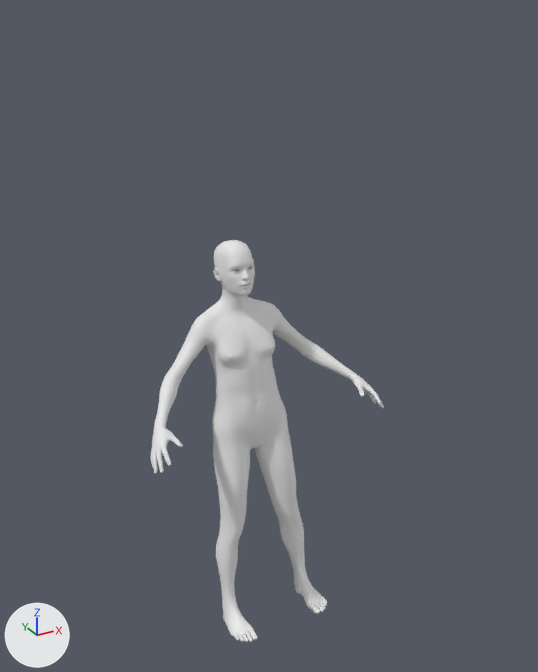
Two versions of the glTF model assets/humanoid_proxy_rigged.glb, one commit apart.
Camera for both pictures: a camera (50 mm lens) standing at (-1.26, -2.49, 1.74) and looking at (0.05, -0.12, 0.56). Arrows for +X, +Y and +Z are at lower left; the lights stay in place. The older version comes first. Vertices at exactly the same position are counted once.

Names of what the first picture shows: 'Human_export_copy'.
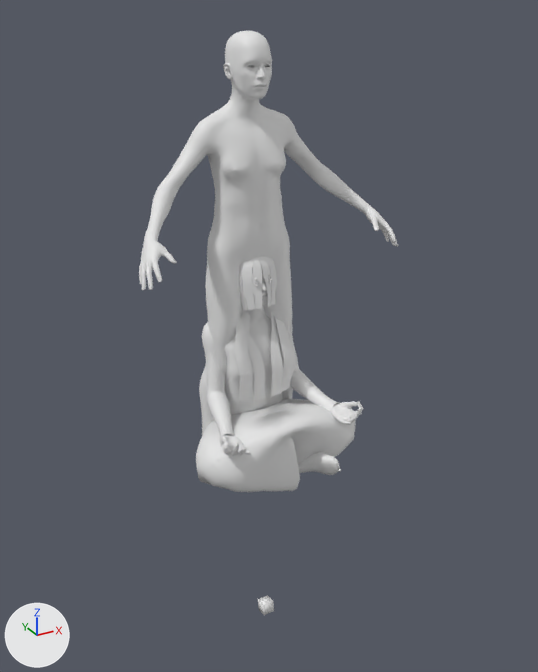
Commit message: updates default avatar with an action

Where the change shows, as pixel boxes [x1, y1, x2, y2] in the pictures (538 x 672 px):
'Human_export_copy', moved, turned
    before: [151, 240, 384, 642]
    after: [139, 30, 398, 435]
'Human', added
    after: [196, 257, 364, 615]

The edits, one by one:
me_base_001 is used by ob_human_export_copy; location (0.0, 0.0, -0.781).
me_base_001 had 13380 vertices, 26756 faces and spanned x -0.52..0.52, y -0.37..0.19, z 0.03..1.68.
me_base_001 now has 13380 vertices, 26756 faces and spans x -0.52..0.52, y -0.34..0.08, z 0.0..1.67.
me_base_001 part 1: the whole mesh is turned 11.4 degrees about the x axis through its middle, then moved by (0.0, 0.01, -0.03).
Mesh me_base is new.
It has 19158 vertices, 36972 faces and spans x -0.36..0.36, y -0.49..0.08, z -0.01..1.69.
Object 'Human_export_copy' (ob_human_export_copy) moves from (0.0, 0.0, -0.781) to (0.0, 0.0, 0.0).
Object 'Human' (ob_human) is new; it shows me_base.
Its location is (0.0, 0.0, -0.781).
